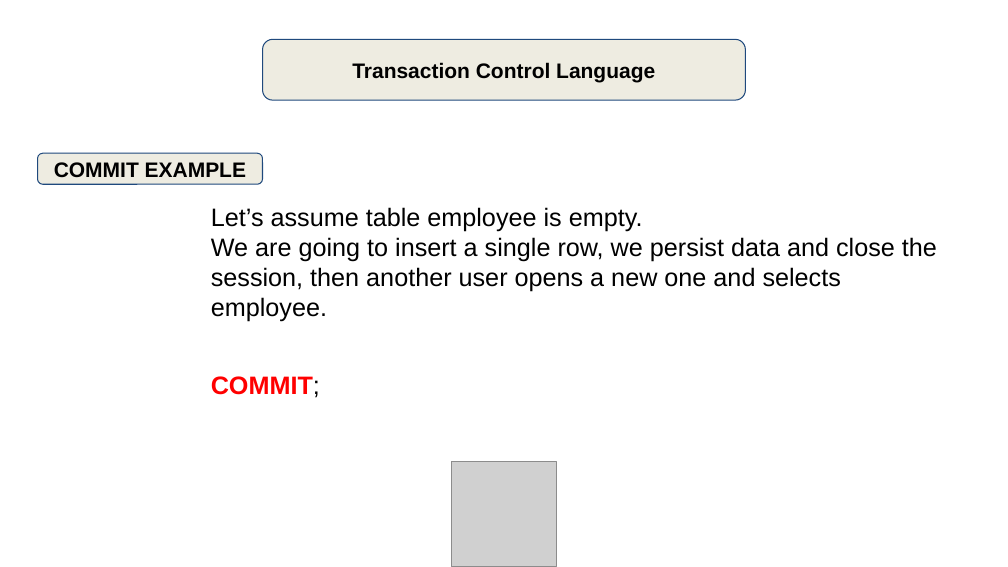
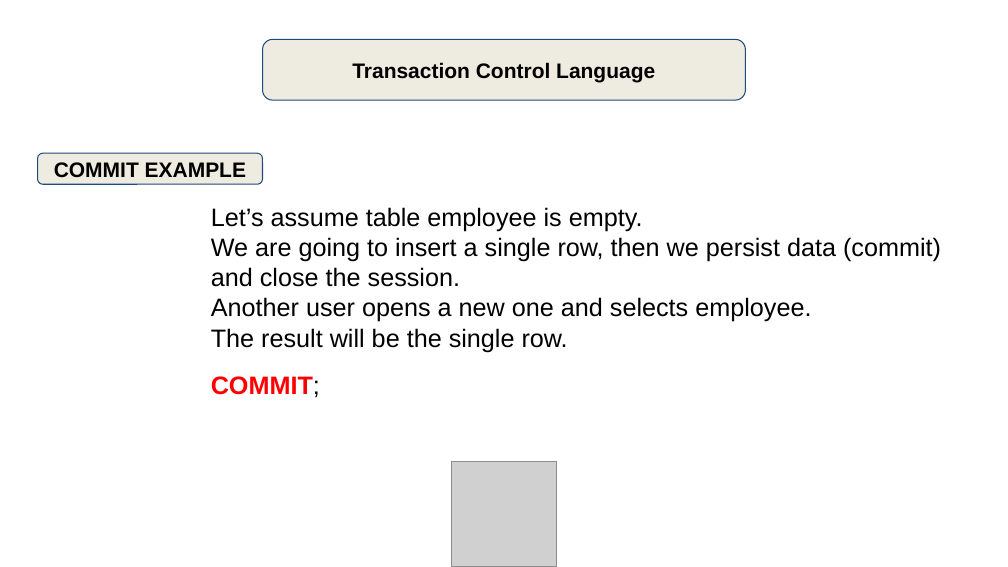
Before and after one commit to manug7/slides, a slide deck: slide 4 of sql/2 - types/2.4 - TCL/slide/SQL Types - TCL.odp. Drawn at 1008x567 pixels with LibreOffice and Linux fonts; fonts in the diff are those of the drawing; grey boxes stand for pictures. Boxes give left, top, right and bottom in pixels: in the first picture for what was removed or moved away, otherwise in the second. Text is boxed around its words. In the diff, an @@ line names an element or a change of style, - is before the commit and + after.

```diff
--- a/sql/2 - types/2.4 - TCL/slide/SQL Types - TCL.odp
+++ b/sql/2 - types/2.4 - TCL/slide/SQL Types - TCL.odp
@@ text at [211, 207, 941, 352]: text changed @@
-Let’s assume table employee is empty.
-We are going to insert a single row, we persist data and close the session, then another user opens a new one and selects employee.
+Let’s assume table employee is empty.
+We are going to insert a single row, then we persist data (commit) and close the session.
+Another user opens a new one and selects employee.
+The result will be the single row.
```
Also in this commit, not shown: 4 slides added, 1 other file.
